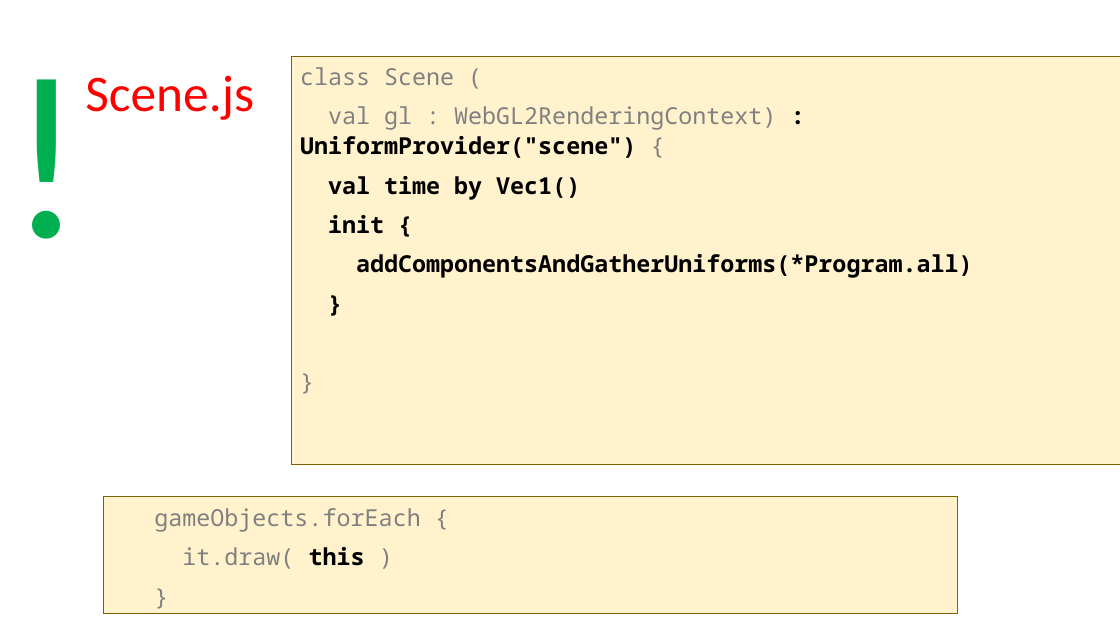
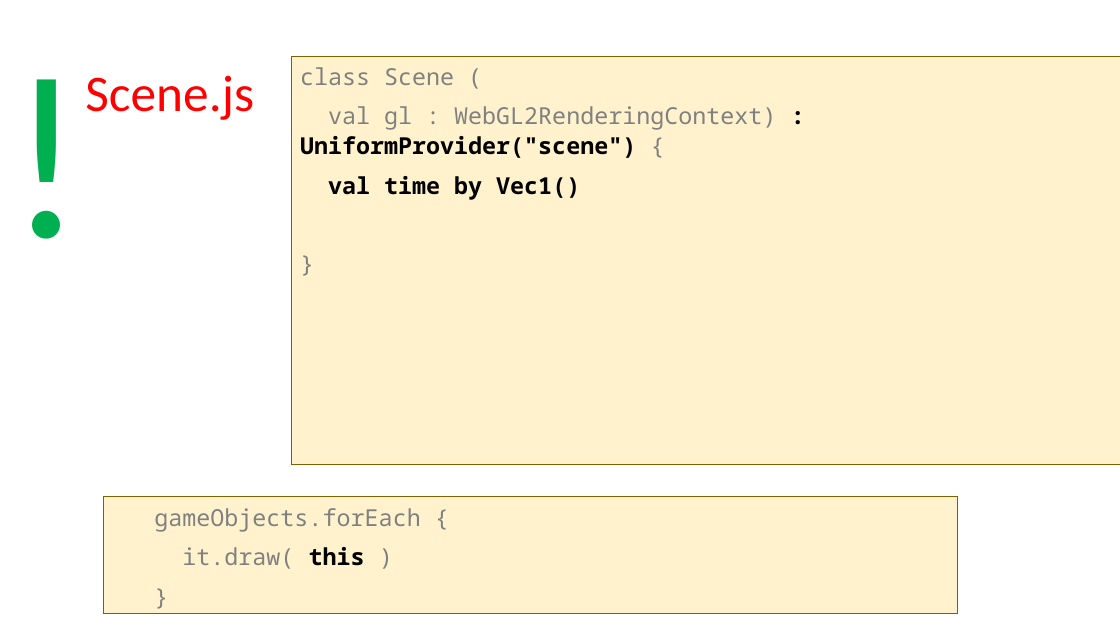
Before and after one commit to szecsi/kogfactory, a slide deck: slide 40 of projects/kog.020.030-gom/aitcg070 - Game Object Model.pptx (slide 41 before the commit). Drawn at 1120x630 pixels with LibreOffice and Linux fonts; fonts in the diff are those of the drawing. Boxes give left, top, right and bottom in pixels: in the first picture for what was removed or moved away, otherwise in the second. Text is boxed around its words. In the diff, an @@ line names an element or a change of style, - is before the commit and + after.

```diff
--- a/projects/kog.020.030-gom/aitcg070 - Game Object Model.pptx
+++ b/projects/kog.020.030-gom/aitcg070 - Game Object Model.pptx
@@ text in rectangle at (292,56,1120,465): paragraph removed @@
-}
@@ rectangle "class Scene (" at (292,56,1120,465): text colour #000000 to #808080, bold off in "}" @@
@@ text in rectangle at (328,215,973,278): paragraphs removed @@
-init {
-addComponentsAndGatherUniforms(*Program.all)
```
Also in this commit, not shown: 8 other slides changed, 1 slide removed, 3 other files.
